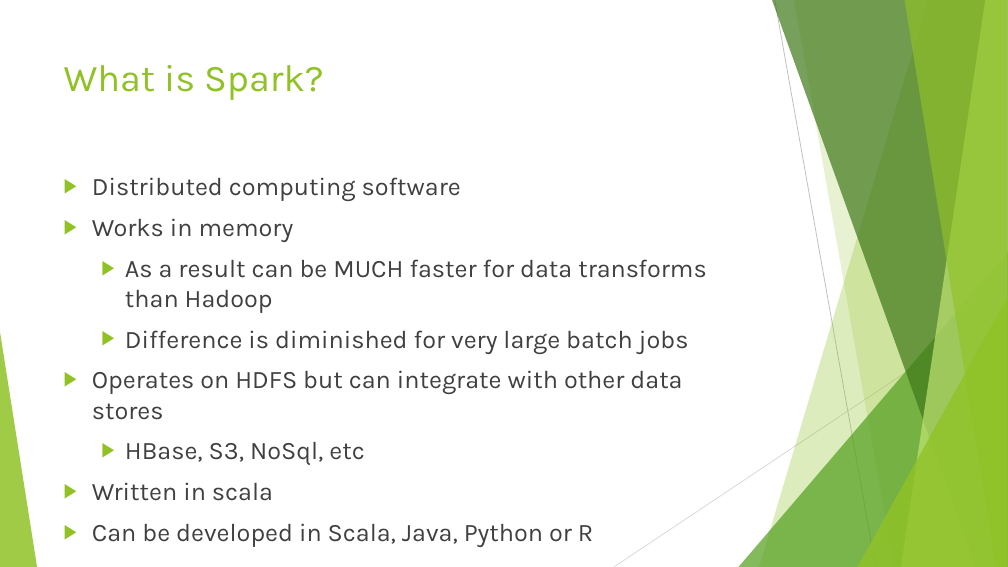
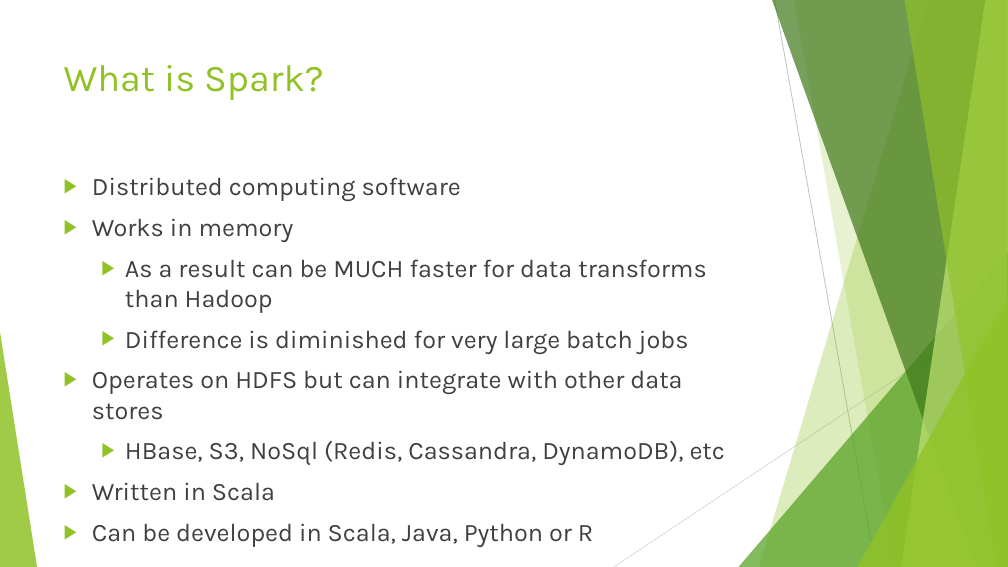
Before and after one commit to sseamonds/spark_pres, a slide deck: slide 2 of spark_pres_slides.pptx. Drawn at 1008x567 pixels with LibreOffice and Linux fonts; fonts in the diff are those of the drawing. Boxes give left, top, right and bottom in pixels: in the first picture for what was removed or moved away, otherwise in the second. Text is boxed around its words. In the diff, an @@ line names an element or a change of style, - is before the commit and + after.

```diff
--- a/spark_pres_slides.pptx
+++ b/spark_pres_slides.pptx
@@ text at (92,441,725,501): text changed @@
-  ▶ HBase, S3, NoSql, etc
-▶ Written in scala
+  ▶ HBase, S3, NoSql (Redis, Cassandra, DynamoDB), etc
+▶ Written in Scala
```
Also in this commit, not shown: 1 other slide changed.
